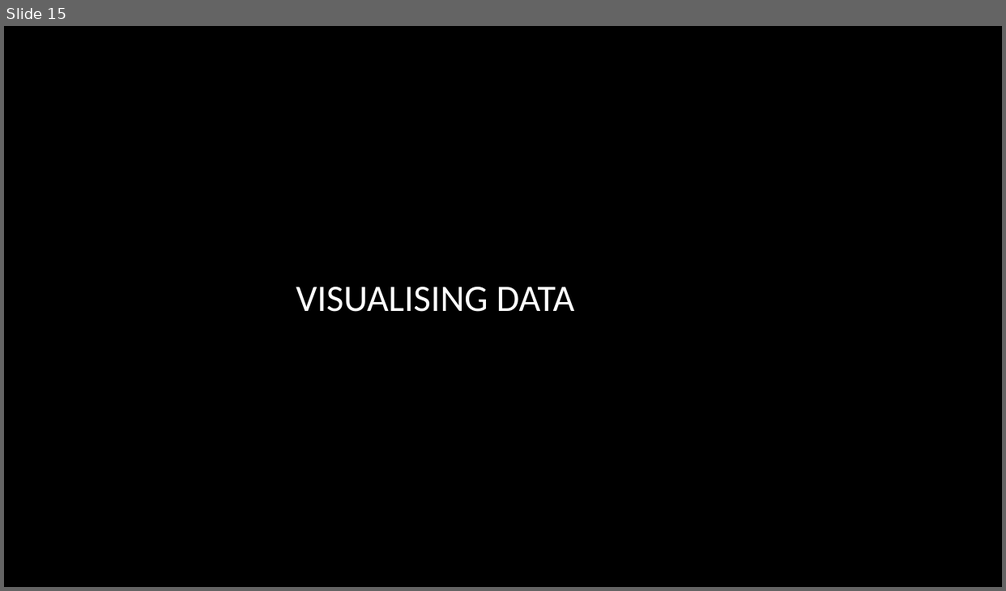
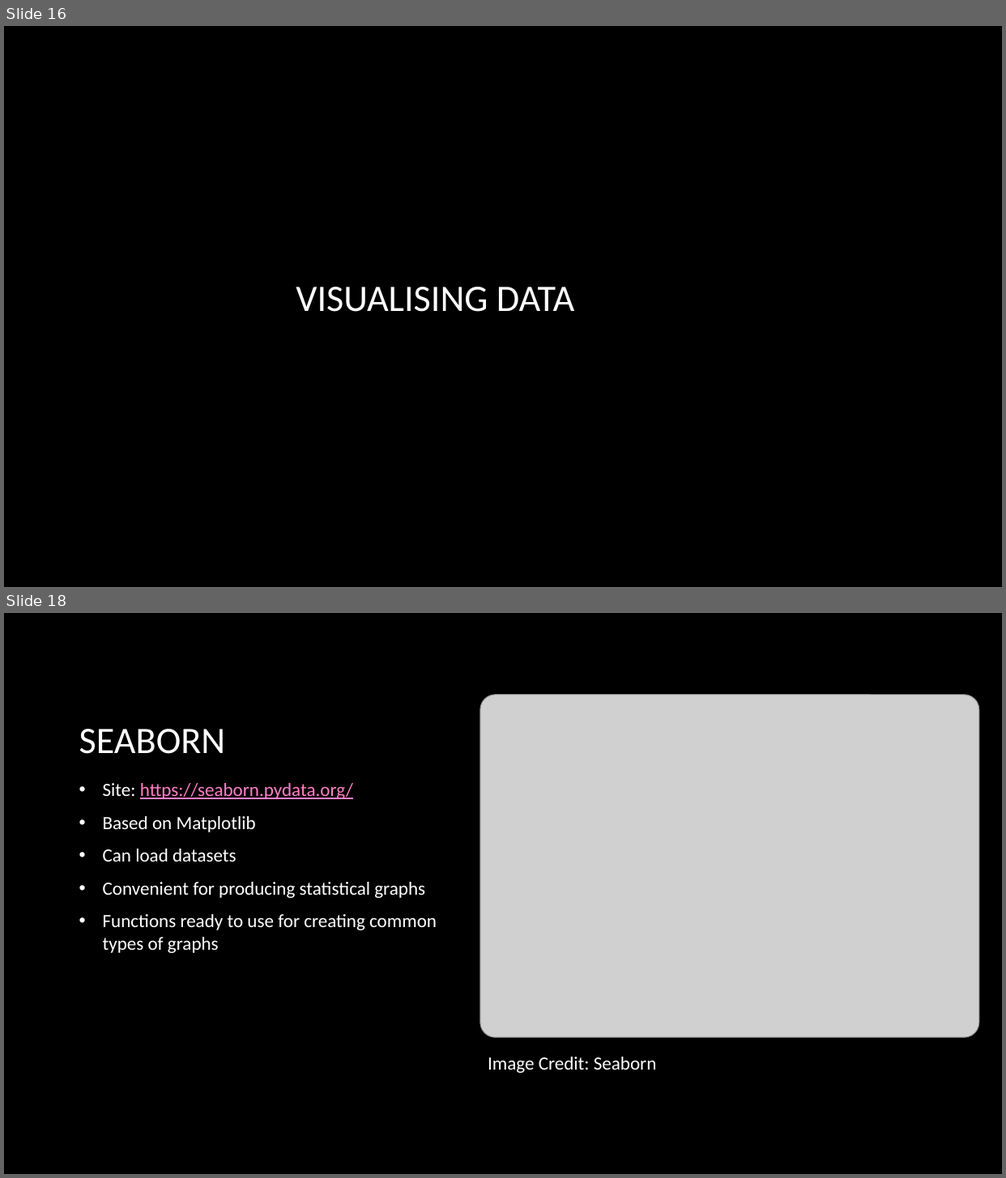
Before and after one commit to smandhai/Astro-Data-Handling-Tutorials, a slide deck: Intro to Astro-data .pptx. Shown one above the other, each under a label of ours: slide 15 before the commit, slides 16 and 18 after it; the slides between them are not shown. The pictures are 1006x591 and 1006x1178 pixels, drawn with LibreOffice and Linux fonts; fonts in the diff are those of the drawing; grey boxes stand for pictures; background and template pictures are left out. Boxes give left, top, right and bottom in pixels: in the first picture for what was removed or moved away, otherwise in the second. Text is boxed around its words. In the diff, an @@ line names an element or a change of style, - is before the commit and + after.

```diff
--- a/Intro to Astro-data .pptx
+++ b/Intro to Astro-data .pptx
@@ slide 18 added at (4,613,1002,1174), background picture (left out) @@
@@ picture added at (480,695,979,1037) @@
@@ title added at (79,729,226,754), 36 pt, text #FFFFFF @@
+SEABORN
@@ text added at (103,783,437,953), 18 pt, text #FFFFFF @@
+• Site: https://seaborn.pydata.org/
+• Based on Matplotlib
+• Can load datasets
+• Convenient for producing statistical graphs
+• Functions ready to use for creating common types of graphs
@@ text added at (488,1057,657,1073), 18 pt, text #FFFFFF @@
+Image Credit: Seaborn
@@ what was slide 15 is now slide 16 @@
```
Also in this commit, not shown: 8 slides changed, 7 other slides added, 5 slides removed.
